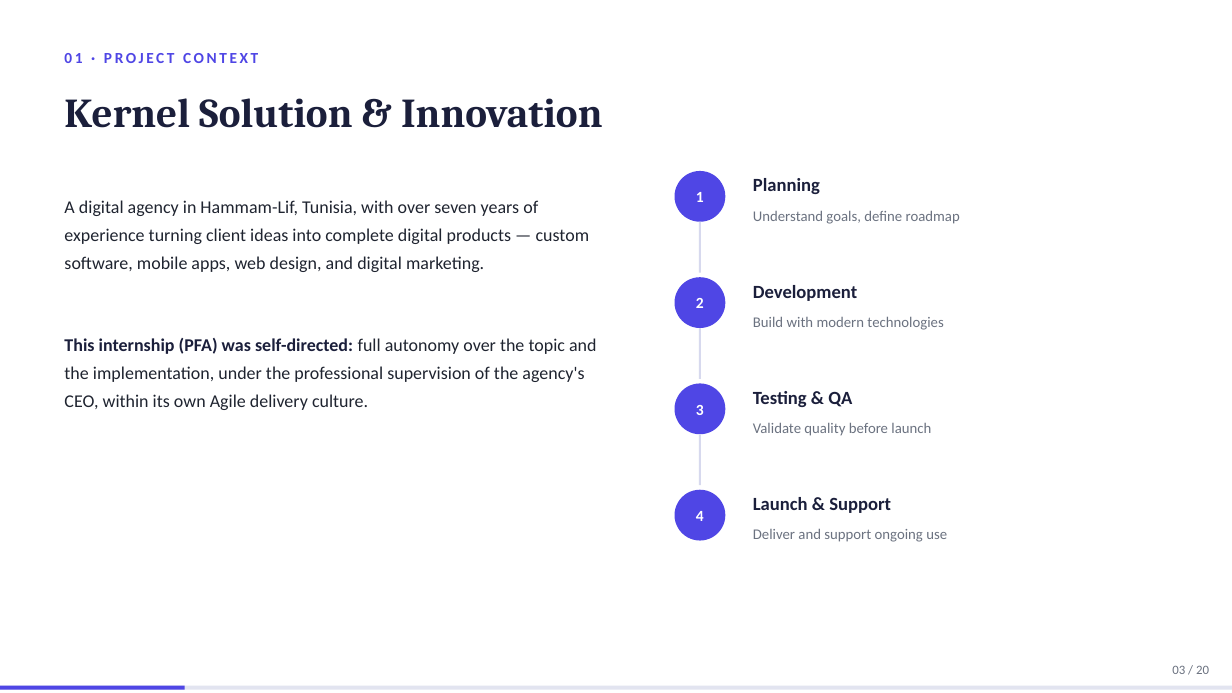
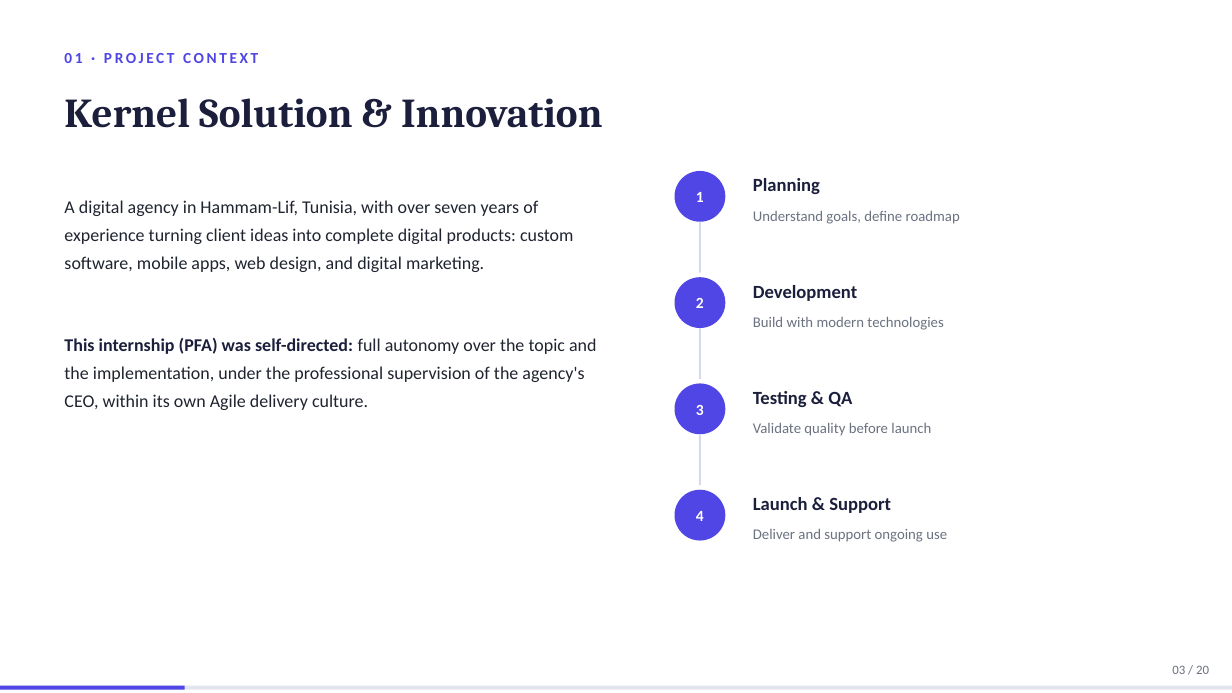
Before and after one commit to domdomxy/synkro, a slide deck: slide 3 of Synkro_PFA_Defense.pptx. Drawn at 1232x693 pixels with LibreOffice and Linux fonts; fonts in the diff are those of the drawing. Boxes give left, top, right and bottom in pixels: in the first picture for what was removed or moved away, otherwise in the second. Text is boxed around its words. In the diff, an @@ line names an element or a change of style, - is before the commit and + after.

```diff
--- a/Synkro_PFA_Defense.pptx
+++ b/Synkro_PFA_Defense.pptx
@@ text at <box>64,200,574,272</box>: text changed @@
-A digital agency in Hammam-Lif, Tunisia, with over seven years of experience turning client ideas into complete digital products — custom software, mobile apps, web design, and digital marketing.
+A digital agency in Hammam-Lif, Tunisia, with over seven years of experience turning client ideas into complete digital products: custom software, mobile apps, web design, and digital marketing.
```
Also in this commit, not shown: 11 other slides changed.
